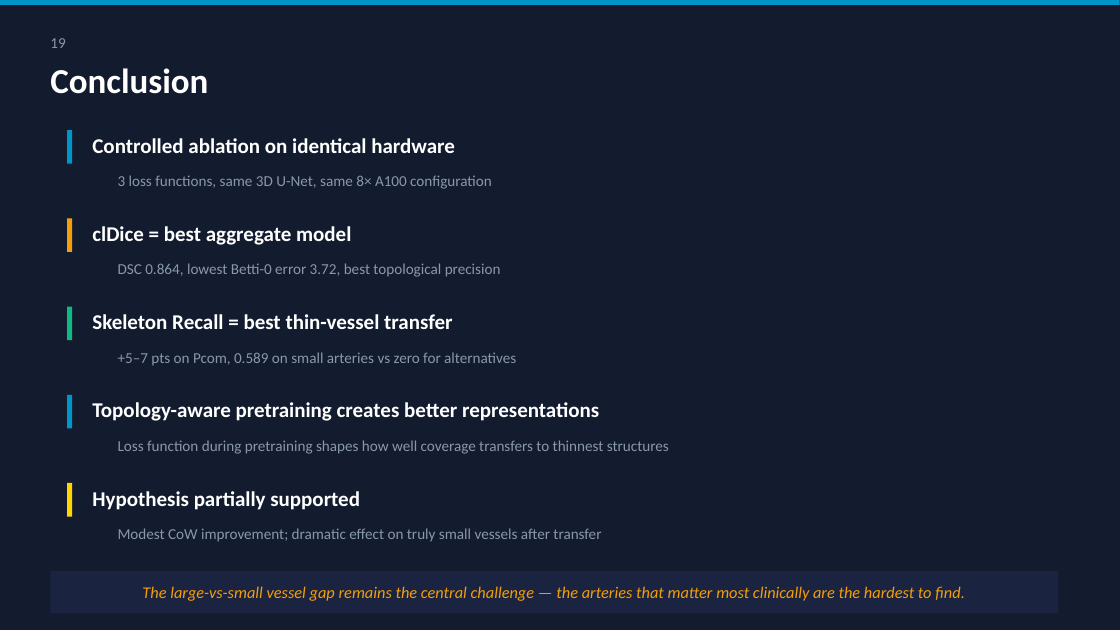
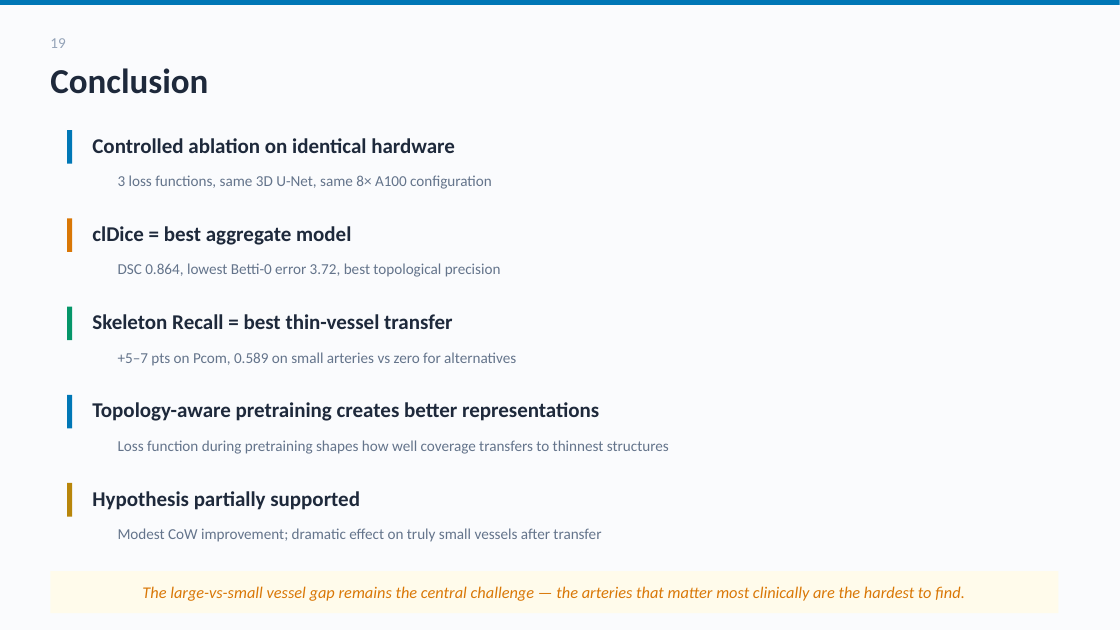
Before and after one commit to SamihAmer/Deep-Learning-for-Computer-Vision, a slide deck: slide 20 of vessel_seg_v2/CTA Seg V2/report/presentation_v2.pptx. Drawn at 1120x630 pixels with LibreOffice and Linux fonts; fonts in the diff are those of the drawing. Boxes give left, top, right and bottom in pixels: in the first picture for what was removed or moved away, otherwise in the second. Text is boxed around its words. In the diff, an @@ line names an element or a change of style, - is before the commit and + after.

```diff
--- a/vessel_seg_v2/CTA Seg V2/report/presentation_v2.pptx
+++ b/vessel_seg_v2/CTA Seg V2/report/presentation_v2.pptx
@@ background #131B2E to #FAFBFD @@
@@ text "19" at (50, 38, 65, 48): text colour #8899AA to #94A3B8 @@
@@ rectangle at (67, 218, 72, 252): fill #F59E0B to #D97706 @@
@@ rectangle at (67, 307, 72, 340): fill #10B981 to #059669 @@
@@ fill #0096C7 to #0077B6 in 3 elements at (0, 0, 1120, 5), (67, 130, 72, 164), (67, 395, 72, 429) @@
@@ text colour #FFFFFF to #1E293B in 6 elements at (50, 68, 208, 94), (92, 138, 455, 153), (92, 226, 351, 245), (92, 314, 452, 329), (92, 402, 599, 421), (92, 491, 360, 510) @@
@@ rectangle at (67, 483, 72, 517): fill #FFD700 to #B8860B @@
@@ text colour #8899AA to #64748B in 5 elements at (118, 175, 492, 189), (118, 263, 501, 277), (118, 352, 516, 366), (118, 440, 669, 454), (118, 528, 601, 542) @@
@@ rectangle at (50, 571, 1059, 613): fill #1A2340 to #FFFBEB @@
@@ text "The large-vs-small vessel gap remains ..." at (142, 586, 965, 601): text colour #F59E0B to #D97706 @@
```
Also in this commit, not shown: 20 other slides changed, 14 other files.
